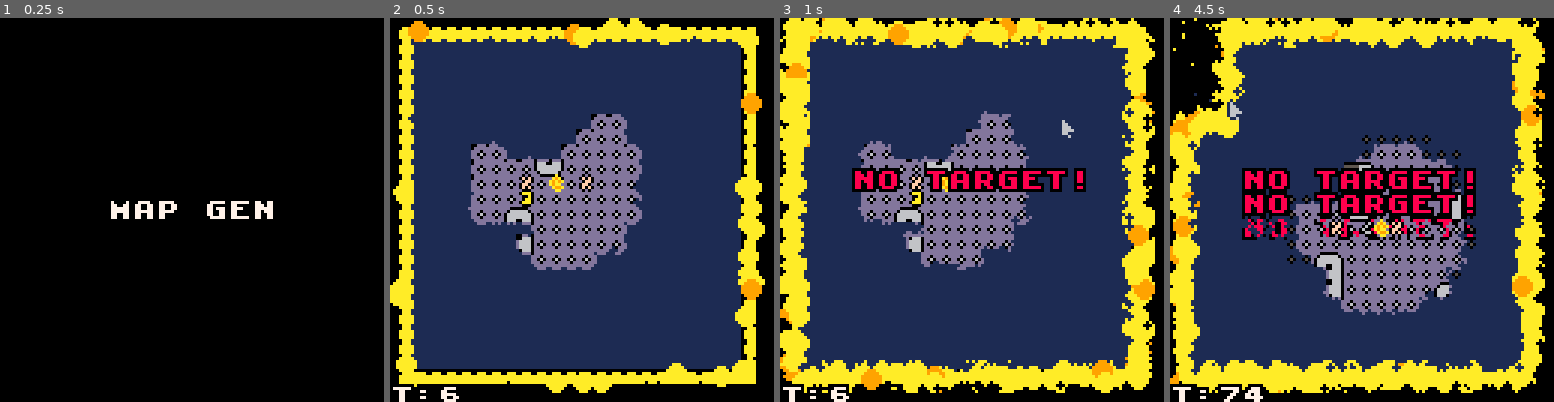
Above: before the commit, frames 1-4 (left to right).
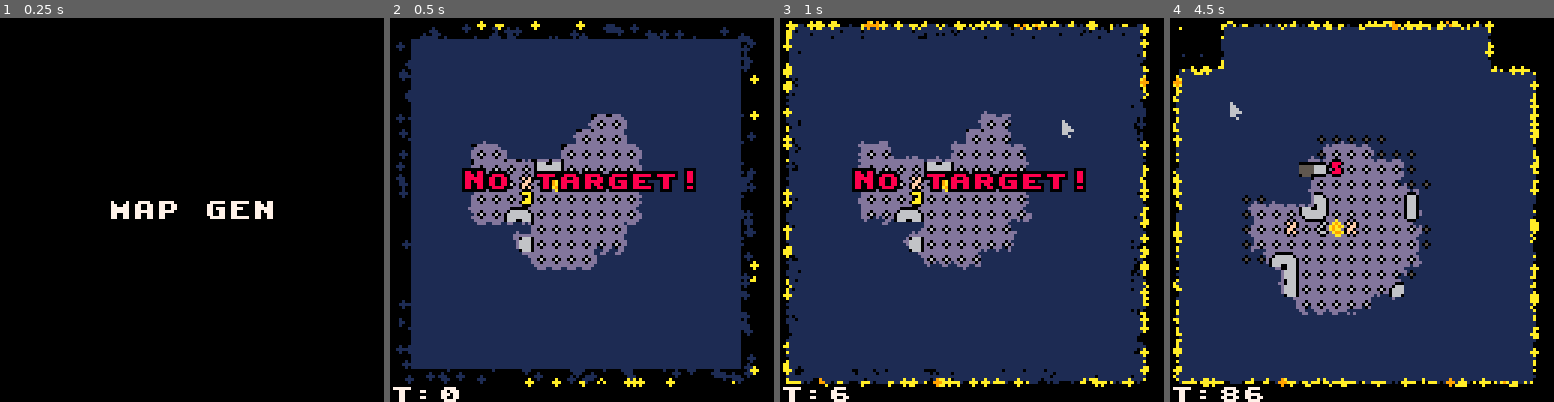
Above: after the commit, the same moments.

Repository: cpiod/blob-blob-blob
Game: PICO-8 cartridge blob.p8
Same seed, same stepped clock (60 frames per second), same inputs: the game is played once before the commit and once after it.
Inputs (mouse positions are in pixels of both pictures, inside the frame that each line leads up to):
- Up to frame 1 (0.25 s): no input
- Up to frame 2 (0.5 s): tap X (X key) at 0.33 s
- Up to frame 3 (1 s): click (1060, 121) at 0.67 s; tap O (Z key) at 0.7 s
- Up to frame 4 (4.5 s): tap X (X key) at 1.07, 1.85, 2.97, 4.08 s; click (1216, 267) at 1.22 s; hold Right 1.6-2.1 s; tap O (Z key) every 0.4 s from 1.7 to 4.1 s; click (1277, 114) at 1.77 s; hold Up 2.15-2.42 s; click (1342, 259) at 2.32 s; hold Right 2.47-3.03 s; click (1404, 106) at 2.87 s; hold Left 3.08-3.58 s; click (1465, 256) at 3.42 s; hold Down 3.63-3.97 s; click (1231, 102) at 3.97 s; hold Right from 4.02 s (still down)

Frame 1 is identical in both runs. In frame 2, 16% of the frame differs, in the area x 0-98%, y 0-99%; in frame 3, 20%; in frame 4, 37%, in the area x 0-98%, y 0-100%.

Commit message:
Thinner borders, new controls

Diff:
--- a/blob.p8
+++ b/blob.p8
@@ -336,10 +336,8 @@
  if redraw_light or redraw_heavy or screen_dx!=0 or screen_dy!=0 then
   update_screen_dxdy()
   nodithering(redraw_heavy)
-  dithering(100)
- else
-  dithering(300)
- end
+ end
+ dithering(500)
  if status!=20 then
 	 draw_background_entities()
 	 if(show_map) draw_map()
@@ -369,8 +367,8 @@
 	 local tx=(stat(32)-hx-1)\5
 	 local ty=(stat(33)-hy-1)\5
 	 local t=tiles[tx+ty*24]
- 	 -- no tile on frontier
-  if t and not t.f then
+ 	 -- no tile on frontier todo
+  if t then
    local mx=t.x
    local my=t.y
    local mnb=mx+my*42
@@ -416,17 +414,19 @@
 end
 
 function draw_controls()
- nice_print("gAMES cONTROLS",nil,10)
- nice_print("c (SHORT PRESS)",nil,25)
- nice_print("aTTACK",nil,33,6)
- nice_print("c (LONG PRESS)",nil,45)
- nice_print("sPLIT THE BLOB",nil,53,6)
- nice_print("z (SHORT PRESS)",nil,65)
- nice_print("nEXT BLOB",nil,73,6)
- nice_print("z (LONG PRESS)",nil,85)
- nice_print("CHANGE SPECIES",nil,93,6)
- nice_print("hOVER WITH MOUSE",nil,105)
- nice_print("gET MORE INFO",nil,113,6)
+ nice_print("gAMES cONTROLS",nil,5)
+ nice_print("z (SHORT PRESS)",nil,15)
+ nice_print("aTTACK",nil,23,6)
+ nice_print("z (LONG PRESS)",nil,33)
+ nice_print("CHANGE SPECIES",nil,40,6)
+ nice_print("c (SHORT PRESS)",nil,50)
+ nice_print("fOCUS NEXT BLOB",nil,58,6)
+ nice_print("c (LONG PRESS)",nil,68)
+ nice_print("sPLIT THE BLOB",nil,76,6)
+ nice_print("hOVER WITH MOUSE",nil,86)
+ nice_print("gET MORE INFO",nil,94,6)
+ nice_print("aRROWS",nil,104)
+ nice_print("mOVE/ATTACK",nil,112,6)
 end
 
 function nice_print(t,x,y,c,big)
@@ -586,7 +586,7 @@
  	 local i=x+24*y
  	 -- tile dead ?
  	 -- no tile on frontier
-	  if tiles[i] and not tiles[i].f then
+	  if tiles[i] then
 	   local mx=tiles[i].x
 	   local my=tiles[i].y
 	   local mnb=mx+my*42
@@ -596,12 +596,12 @@
 		    local sx=hx+5*x+1
 		    local sy=hy+5*y
 		    if (screen_dx!=0 or screen_dy!=0) and tiles[i].b==current_blob then
-		     if (screen_dx<0 and tiles[i-1].f)
-		        or (screen_dx>0 and tiles[i+1].f)
-		        or (screen_dy<0 and tiles[i-24].f)
-		        or (screen_dy>0 and tiles[i+24].f) then
-		        goto skip
-		     end
+--		     if (screen_dx<0 and tiles[i-1].f)
+--		        or (screen_dx>0 and tiles[i+1].f)
+--		        or (screen_dy<0 and tiles[i-24].f)
+--		        or (screen_dy>0 and tiles[i+24].f) then
+--		        goto skip
+--		     end
 	      sx+=screen_dx
 	      sy+=screen_dy
 		    end
@@ -661,7 +661,7 @@
 	  local t=tiles[i]
    local x=hx+5*tx
    local y=hy+5*ty
-	  if t and not t.f and not losb[t.x+42*t.y] then
+	  if t and t.f==0 and not losb[t.x+42*t.y] then
 	   if t.b==current_blob then
 	  	 x+=screen_dx
 	  	 y+=screen_dy
@@ -685,7 +685,7 @@
 	  local t=tiles[i]
    local x=hx+5*tx
    local y=hy+5*ty
-	  if t and losb[t.x+42*t.y] and not t.f then
+	  if t and losb[t.x+42*t.y] then
 	   if t.b==current_blob then
  	  	--x+=screen_dx
  	  	--y+=screen_dy
@@ -703,25 +703,25 @@
   end
  end
  -- frontier
- for tx=0,23 do
-  for ty=0,23 do
-	  local t=tiles[tx+ty*24]
-   local x=hx+5*tx
-   local y=hy+5*ty
-	  if t and t.f and (t.b==current_blob or heavy) then
-	   local colors=class_attr[rawget(t.b,"class").c]
-	   local c=t.b==current_blob and colors.c1 or colors.c2
-	   circfill(x+3,y+3,2,c)
---	  elseif t==nil and heavy then
---	  	rectfill(x,y,x+4,y+4,0)
-   end
-  end
- end
+-- for tx=0,23 do
+--  for ty=0,23 do
+--	  local t=tiles[tx+ty*24]
+--   local x=hx+5*tx
+--   local y=hy+5*ty
+--	  if t and t.f>0 and (t.b==current_blob or heavy) then
+--	   local colors=class_attr[rawget(t.b,"class").c]
+--	   local c=t.b==current_blob and colors.c1 or colors.c2
+--	   circfill(x+3,y+3,2,c)
+----	  elseif t==nil and heavy then
+----	  	rectfill(x,y,x+4,y+4,0)
+--   end
+--  end
+-- end
  clip()
 end
 
 function dithering(imax)
-	for i=1,imax do
+	for i=1,imax do -- todo imax
 	 local x=rnd(127)
 	 local y=rnd(127)
 	 local c=nil
@@ -729,17 +729,24 @@
 	 if x<hx or x>=hx+5*24 or y<hy or y>=hy+5*24 then
 	  c=0
 	 else
+	  local dx=flr((x-hx)%5)
+	  local dy=flr((y-hy)%5)
 	  local tx=(x-hx)\5
 	  local ty=(y-hy)\5
 	  local t=tiles[tx+ty*24]
-	  if t and t.f then
- 	  local thres=.1 -- color
+	  local f=t and ((t.f&1>0 and dx==0)
+	  or (t.f&2>0 and dx==4)
+	  or (t.f&4>0 and dy==0)
+	  or (t.f&8>0 and dy==4))
+	  if t and f then
+ 	  local thres=.05 -- color
  	  local chance=1
+ 	  r=0
 		  -- current blob has bigger frontier
 	   if t.b==current_blob then
-	    if(imax>200 and changed_focus==0) chance=.5
-	    r=3
-	    thres=.9
+--	    if(imax>200 and changed_focus==0) chance=.5
+	    r=1
+	    thres=.95
 	   end
 
 	   if rnd()<chance then
@@ -898,10 +905,10 @@
   add_food()
  end
 
- local h=ent()+cmp("hunger",{})
- h+=cmp("turn",{t=hunger_delay})
- h+=cmp("hunger",{})
- add(ents,h)
+-- local h=ent()+cmp("hunger",{})
+-- h+=cmp("turn",{t=hunger_delay})
+-- h+=cmp("hunger",{})
+-- add(ents,h)
 end
 
 function get_empty_space()
@@ -960,14 +967,20 @@
   for dx=0,2 do
    for dy=0,2 do
     local i=(cx+dx)+(cy+dy)*24
-    local f=false
+    local f=0
     if(renew and (dx!=1 or dy!=1)) then
-     f=is_frontier(first,last,cxb,cyb,dx,dy)
-     if(dy!=1) f=f or is_frontier(first,last,cxb,cyb,dx,1)
-     if(dx!=1) f=f or is_frontier(first,last,cxb,cyb,1,dy)
+-- 1: left
+-- 2: right
+-- 4: up
+-- 8: down
+     if(dx==0 and is_frontier(first,last,cxb,cyb,dx,1)) f|=1
+     if(dx==2 and is_frontier(first,last,cxb,cyb,dx,1)) f|=2
+     if(dy==0 and is_frontier(first,last,cxb,cyb,1,dy)) f|=4
+     if(dy==2 and is_frontier(first,last,cxb,cyb,1,dy)) f|=8
     elseif not renew then
      f=tiles[i].f
     end
+--    if(f==0) f=nil
     tiles[i]={x=x+dx,y=y+dy,b=b,f=f}
    end
   end
@@ -1308,31 +1321,25 @@
 	   break
 	  end
 	 end
-	 if(short[5]) then
-	  change_focus()
-	  local dur=do_atk(current_blob)
-	  if(dur==0) dur=get_wait_dur()
-	  return dur
-	 end
 
 	 if show_map then
-	  if(short[4]) show_map=false
+	  if(short[5] or short[4]) show_map=false
 	 else
+		 if(short[4]) then
+		  change_focus()
+		  local dur=do_atk(current_blob)
+		  if(dur==0) dur=get_wait_dur()
+		  return dur
+		 end
 		 if long[5] then
 	   input[5]=-1
 	   show_classes=true
 	   selected_class=0
 	   return 0
 		 end
-		 if(input[4]>5) then
-		  if(shake==0) add_msg("sPLITTING!",nil,15)
- 		 shake=2
- 		 whoshake={current_blob}
- 		end
-
-		 if(short[4]) then
+		 if(short[5]) then
  	  local dur=do_atk(current_blob)
-	   if(dur==0) add_msg("no target!",8)
+	   if(dur==0) add_msg("nO TARGET!",8)
  	  return dur
 		 end
 		 if long[4] then
@@ -1341,9 +1348,15 @@
 		   split_blob()
 		   return get_split_dur()
 		  else
-		   add_msg("too small to split!")
+		   add_msg("cANNOT SPLIT!")
 		  end
 		 end
+		 if(input[4]>5) then
+		  if(shake==0) add_msg("sPLITTING!",nil,15)
+ 		 shake=2
+ 		 whoshake={current_blob}
+ 		end
+
 		end
 	end
  return 0
@@ -1462,7 +1475,6 @@
 
 sys_dead=sys({"dead"},function(e)
  del(ents,e)
- -- todo random
  if e.monster then
   assert(e.killer!=nil)
   if e.killer.blob then
@@ -1470,6 +1482,8 @@
    if(e.killer.adj==1) e.killer+=cmp("healed",{healamount=2})
   end
   if(rnd()<.3) spawn_drop(e.x,e.y,e.c)
+ elseif e.blob then
+  change_focus()
  end
 end)
 
